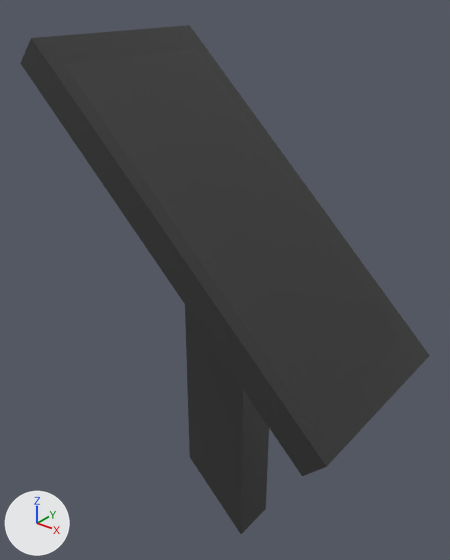
An edit to the glTF model assets/solarpanel.gltf, drawn before and after from the same camera.
Before and after are seen from a 50 mm lens placed at (0.909, -1.188, 1.129), pointed at (-0.053, 0.014, 0.384). Arrows for +X, +Y and +Z are at lower left; the lights stay in place. Where no turn or scale is listed for an object, it has been applied to the vertices.

Before the edit, the objects in view are built like this:
```python
mat_material_001 = principled_material('Material.001')
mat_material_001.base_color = (0.0445, 0.0445, 0.0445)  # black #3b3b3b
mat_material_001.metallic = 0.257
mat_material_001.roughness = 0.4
me_cube_001 = bpy.data.meshes.new('Cube.001')
me_cube_001.from_pydata(...)  # 20 vertices, 36 faces; spans x -0.447..0.447, y -0.272..0.272, z -1.0..0.426
# faces by material slot: [34, 2]
me_cube_001.materials.append(mat_material_001)  # black #3b3b3b
me_cube_001.materials.append(mat_material_002)  # dark grey #5c5c5c
ob_cube_001 = bpy.data.objects.new('Cube.001', me_cube_001)
ob_cube_001.location = (0.0, 0.0, 0.578)
```
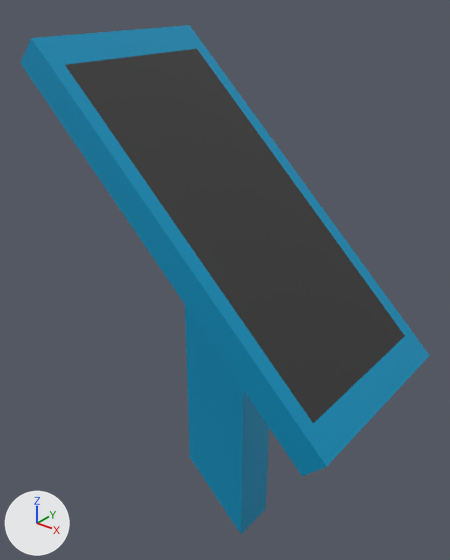
Commit message: 3d: Solar blue

The change, as a list of edits to the scene's bpy script:
```text
Change mat_material_001:
    mat_material_001.base_color: (0.0445, 0.0445, 0.0445) -> (0.0, 0.324, 0.58)  # black #3c3c3c -> cyan #009ac8
```

Pixel boxes (x1, y1, x2, y2) of what changed, in the pictures (450 x 560 px):
'Cube.001', recoloured (black to cyan): (20, 25, 430, 534) in both
